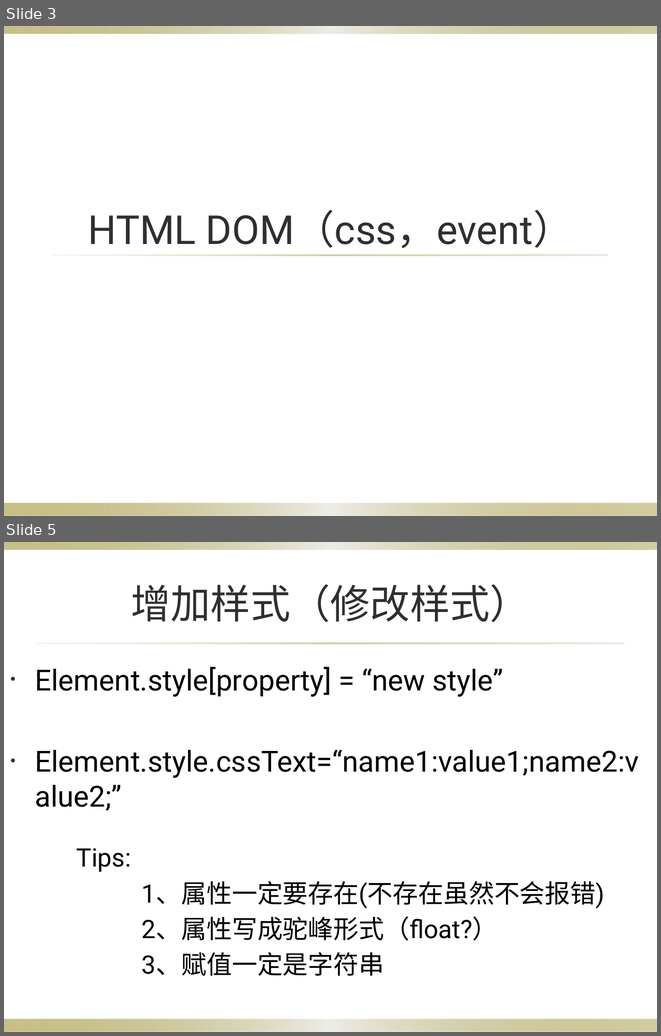
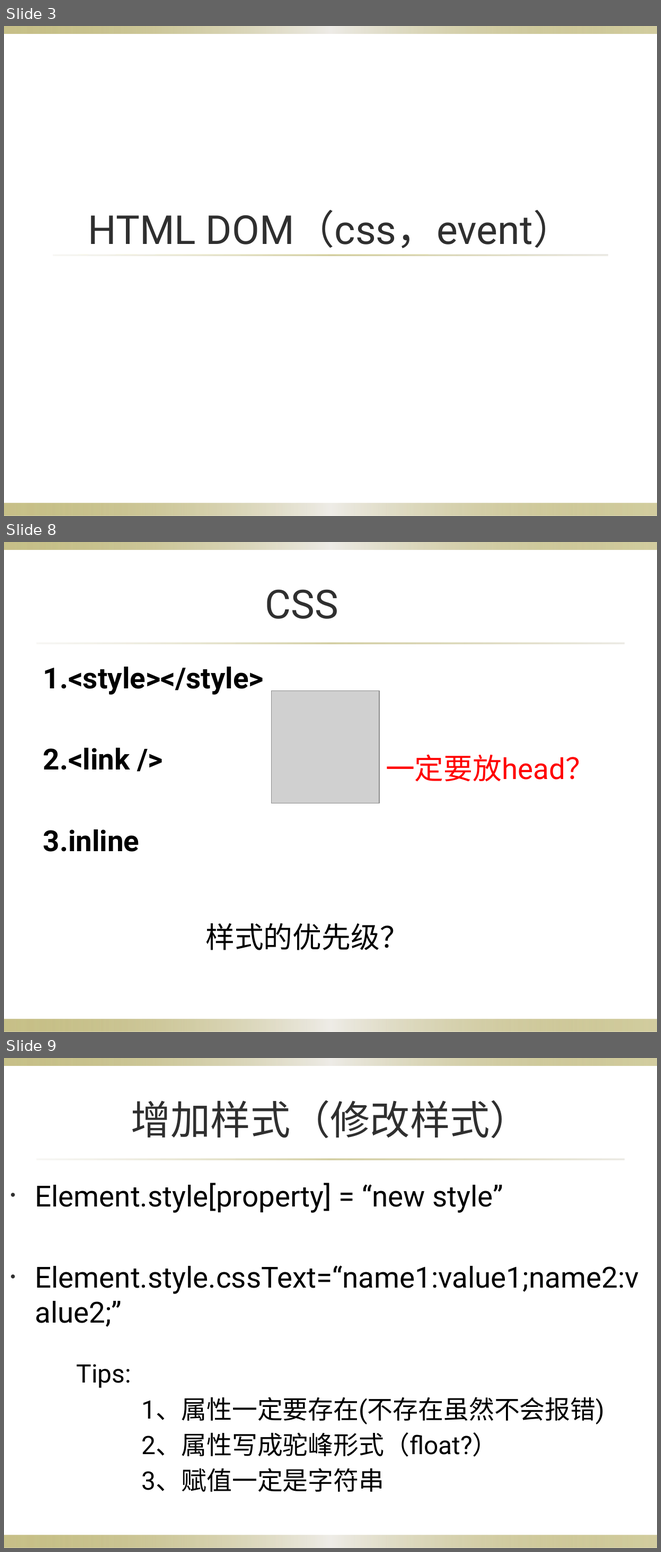
Before and after one commit to yangzcheung/yangzcheung, a slide deck: Dom/HTML DOM（css，event）.pptx. Shown one above the other, each under a label of ours: slides 3 and 5 before the commit, slides 3, 8 and 9 after it; the slides between them are not shown. The pictures are 661x1036 and 661x1552 pixels, drawn with LibreOffice and Linux fonts; fonts in the diff are those of the drawing; grey boxes stand for pictures; background and template pictures are left out. Boxes give left, top, right and bottom in pixels: in the first picture for what was removed or moved away, otherwise in the second. Text is boxed around its words. In the diff, an @@ line names an element or a change of style, - is before the commit and + after.

```diff
--- a/Dom/HTML DOM（css，event）.pptx
+++ b/Dom/HTML DOM（css，event）.pptx
@@ slide 8 added at (x1=4, y1=542, x2=657, y2=1032), background picture (left out); not listed: 3 template elements that a slide beside it also shows @@
@@ title added at (x1=265, y1=589, x2=338, y2=619), 44 pt, text #2F2F2F @@
+CSS
@@ text added at (x1=43, y1=667, x2=264, y2=852), 32 pt, text #000000, bold @@
+1.<style></style>
+2.<link />
+3.inline
@@ picture added at (x1=271, y1=691, x2=379, y2=803) @@
@@ text added at (x1=386, y1=755, x2=594, y2=782), 32 pt, text #FF0000 @@
+一定要放head？
@@ text added at (x1=205, y1=923, x2=408, y2=950), 32 pt, text #000000 @@
+样式的优先级？
@@ what was slide 5 is now slide 9 @@
```
Also in this commit, not shown: 7 slides changed, 7 other slides added, 2 slides removed, 3 other files.
